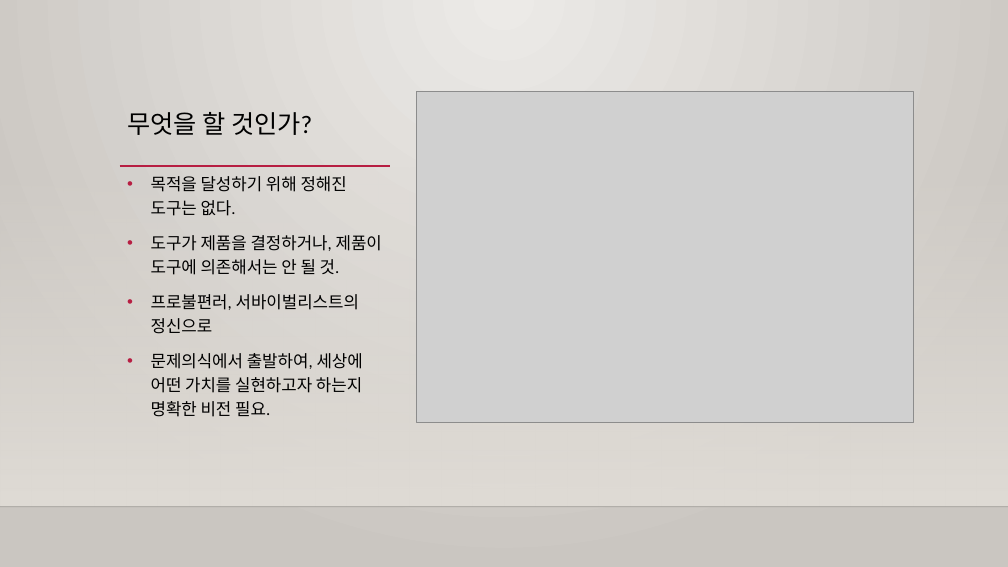
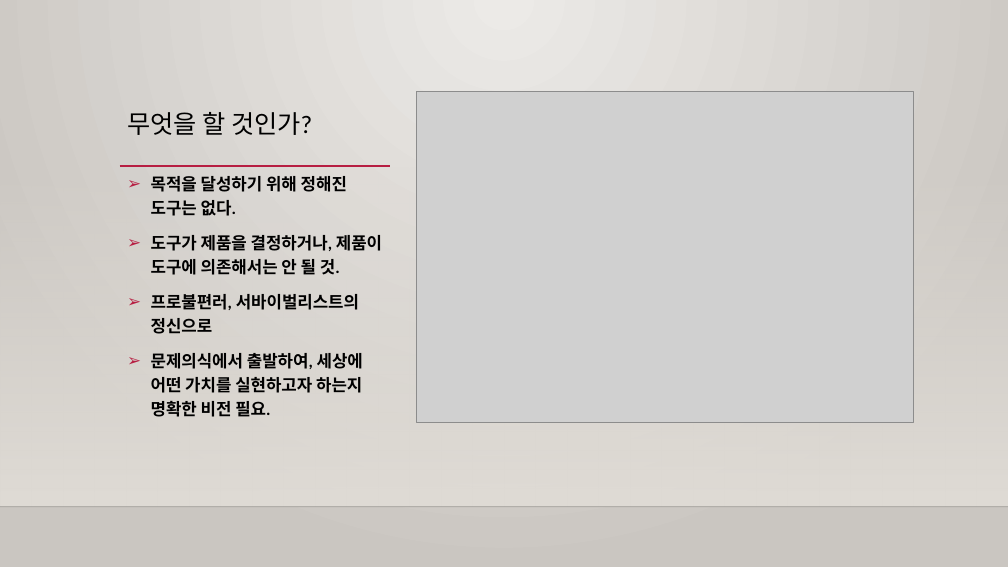
Before and after one commit to m00nlygreat/obsidian-vault, a slide deck: slide 13 of 노코드 엔지니어링/노코드 개론.pptx. Drawn at 1008x567 pixels with LibreOffice and Linux fonts; fonts in the diff are those of the drawing; grey boxes stand for pictures; background and template pictures are left out. Boxes give left, top, right and bottom in pixels: in the first picture for what was removed or moved away, otherwise in the second. Text is boxed around its words. In the diff, an @@ line names an element or a change of style, - is before the commit and + after.

```diff
--- a/노코드 엔지니어링/노코드 개론.pptx
+++ b/노코드 엔지니어링/노코드 개론.pptx
@@ text "목적을 달성하기 위해 정해진 도구는 ..." at [151, 176, 382, 417]: bold on; bullet • to ➢ @@
```
Also in this commit, not shown: 12 other slides changed.
